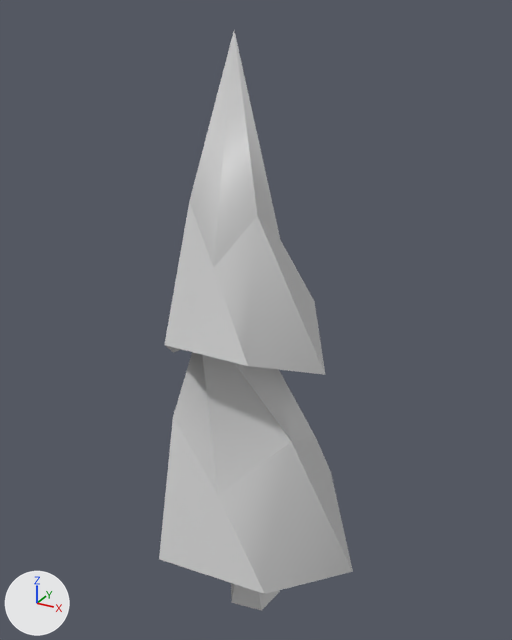
One commit to the COLLADA model SpacesheepStrike/SpacesheepStrike/art.scnassets/Trees/Tree11.dae: the scene before it, then after it.
Rendered twice from a 50 mm camera at (2.84, -5.06, 5.71) aimed at (-0.01, 0.13, 3.12). The lights are fixed; the arrows at lower left show +X, +Y and +Z. Where no turn or scale is listed for an object, it has been applied to the vertices.

In view in the first picture: 'SpruceTree2'.
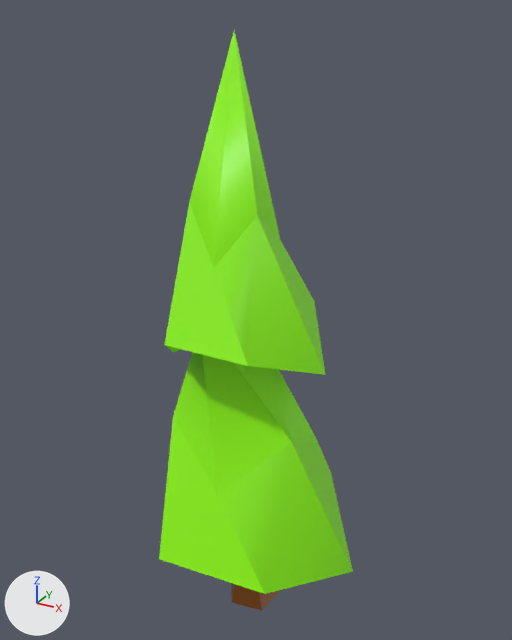
Changed parts and their boxes [x1, y1, x2, y2] in the pictures (512 x 640 px):
'SpruceTree2', recoloured (grey to green)
    both: [159, 31, 353, 610]

The change, as a list of edits to the scene's bpy script:
```text
Change mat_sprucetreeleaf_002:
    mat_sprucetreeleaf_002.base_color: (0.604, 0.604, 0.604) -> (0.27, 0.954, 0.0)  # light grey #cccccc -> green #8efa00
Change mat_sprucetreetrunk_002:
    mat_sprucetreetrunk_002.base_color: (0.604, 0.604, 0.604) -> (0.294, 0.0844, 0.0)  # light grey #cccccc -> brown #945200
```
